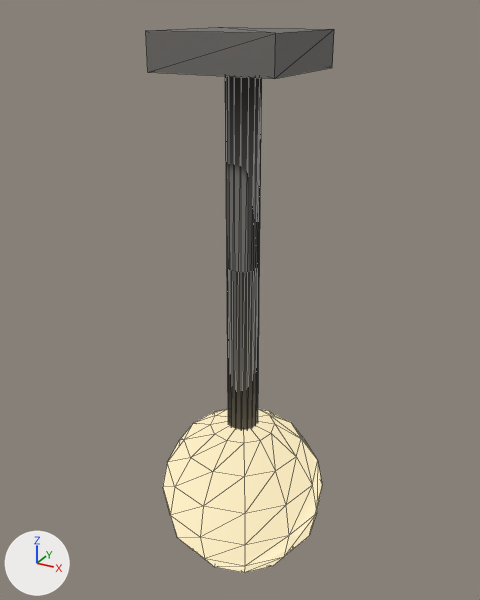
The glTF model apps/editor/assets/templates/shooter/model.lamp.glb as it was, and as the next commit left it.
Before and after are seen from a camera (50 mm lens) standing at (0.544, -1.001, 0.382) and looking at (-0.017, 0.019, -0.128). The lights are fixed; the arrows at lower left show +X, +Y and +Z. The first picture is the older version. Mesh edges are drawn as thin lines. Vertices at exactly the same position are counted once.

Names of what the first picture shows: 'lamp'.
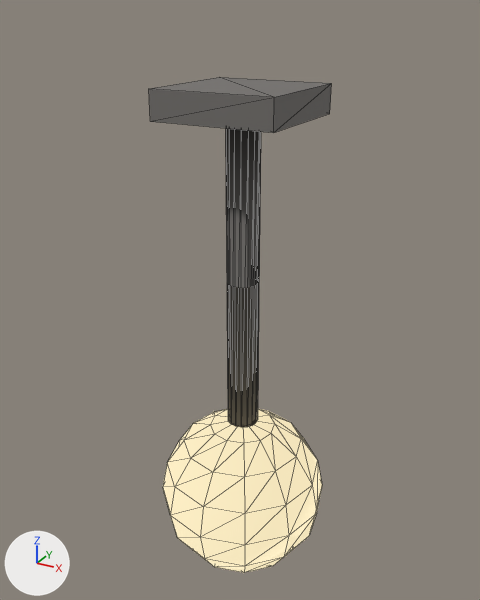
The newer file is also turned or shifted as a whole; pictures and numbers use the older file's frame.

Patch to the scene script:
```diff
--- a/apps/editor/assets/templates/shooter/model.lamp.glb.py
+++ b/apps/editor/assets/templates/shooter/model.lamp.glb.py
@@ me_lamp @@
 # used by ob_lamp; location = (0.0, 0.0, 0.0)
-me_lamp.from_pydata(...)  # 126 vertices, 240 faces; spans x -0.17..0.17, y -0.17..0.17, z -0.72..0.35
+me_lamp.from_pydata(...)  # 126 vertices, 240 faces; spans x -0.17..0.17, y -0.17..0.17, z -0.72..0.265
+# me_lamp part 1: the loose piece of 32 vertices spanning x -0.03..0.03, y -0.03..0.03, z -0.4..0.3 is scaled about its middle by (1, 1, 0.857), then moved by (0.0, 0.0, -0.03)
+# me_lamp part 2: the loose piece of 8 vertices spanning x -0.11..0.11, y -0.11..0.11, z 0.29..0.35 is scaled about its middle by (1, 1, 0.833), then moved by (0.0, 0.0, -0.08)
 me_lamp.materials.append(mat_material_0)
```

What differs and where, as boxes [x1, y1, x2, y2] in the pictures (480 x 600 px; the box of a moved part takes in the faces that stretch with it):
'lamp', reshaped (9% shorter)
    before: [146, 27, 334, 573]
    after: [149, 77, 331, 573]
part 1 of me_lamp, moved or reshaped
    before: [225, 76, 262, 430]
    after: [226, 128, 261, 427]
part 2 of me_lamp, moved or reshaped
    before: [146, 27, 334, 79]
    after: [149, 77, 331, 133]
